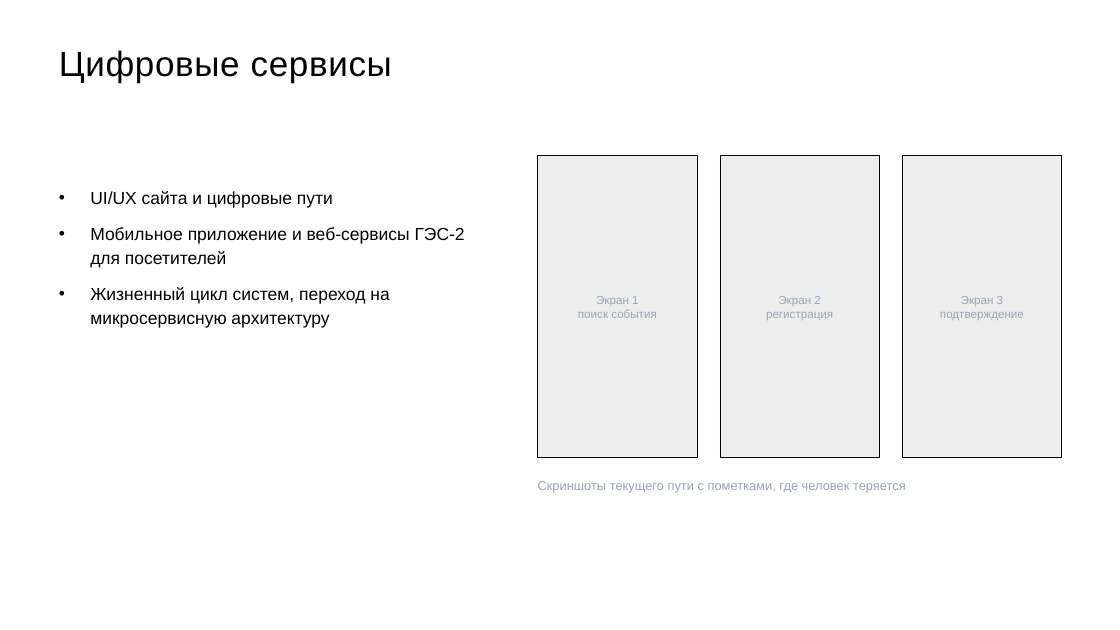
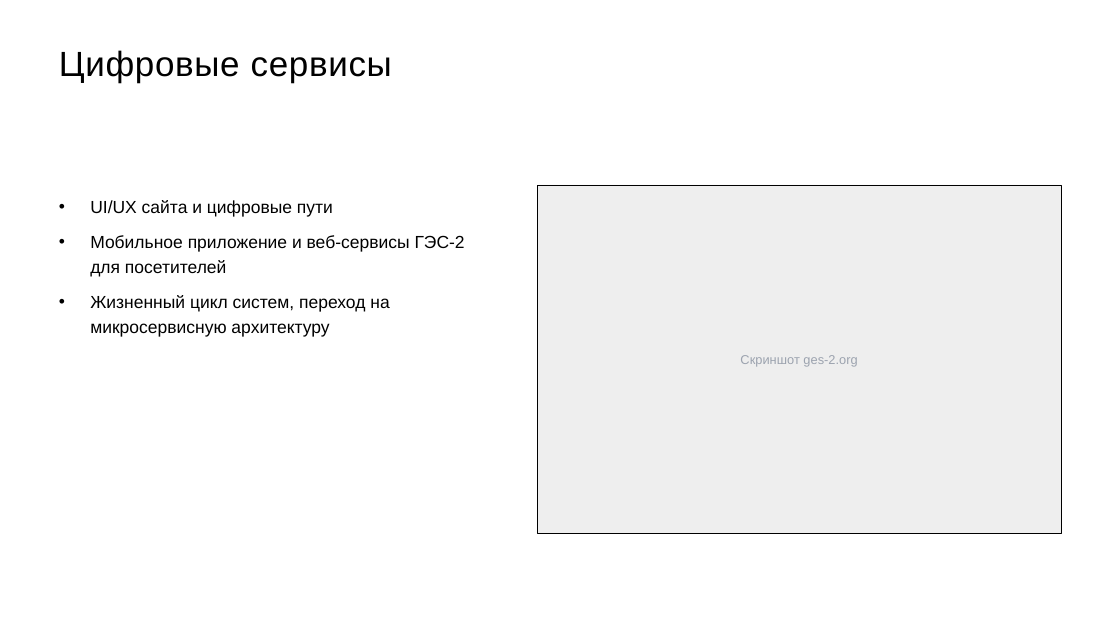
Before and after one commit to skrasin/ges-2, a slide deck: slide 9 of docs/strategy/ges2-service-cx-proposal.pptx (slide 10 before the commit). Drawn at 1120x630 pixels with LibreOffice and Linux fonts; fonts in the diff are those of the drawing. Boxes give left, top, right and bottom in pixels: in the first picture for what was removed or moved away, otherwise in the second. Text is boxed around its words. In the diff, an @@ line names an element or a change of style, - is before the commit and + after.

```diff
--- a/docs/strategy/ges2-service-cx-proposal.pptx
+++ b/docs/strategy/ges2-service-cx-proposal.pptx
@@ text "UI/UX сайта и цифровые пути": place and size @@
-text "UI/UX сайта и цифровые пути" at [90,191,465,328]
+text "UI/UX сайта и цифровые пути" at [90,200,465,337]
@@ rectangle removed at [720,155,880,458] @@
@@ rectangle removed at [902,155,1062,458] @@
@@ rectangle: place and size @@
-rectangle at [538,155,697,458]
+rectangle at [538,185,1061,534]
@@ text removed at [578,296,657,318] @@
-Экран 1
-поиск события
@@ text removed at [766,296,833,320] @@
-Экран 2
-регистрация
@@ text removed at [940,296,1024,320] @@
-Экран 3
-подтверждение
@@ text added at [740,355,857,367], 11 pt, text #9CA3AF @@
+Скриншот ges-2.org
@@ text removed at [538,481,906,493] @@
-Скриншоты текущего пути с пометками, где человек теряется
```
Also in this commit, not shown: 9 other slides changed, 1 slide removed, 8 other files.
